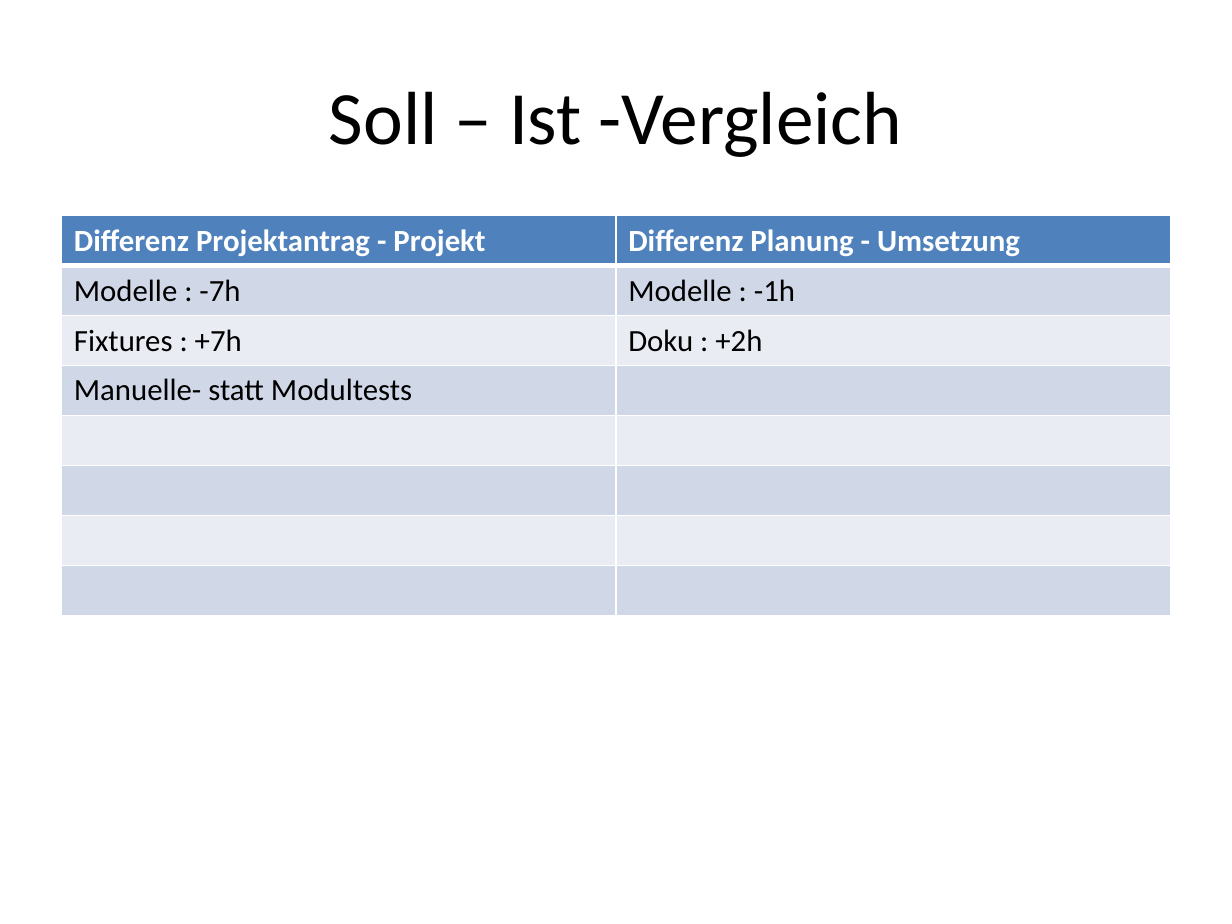
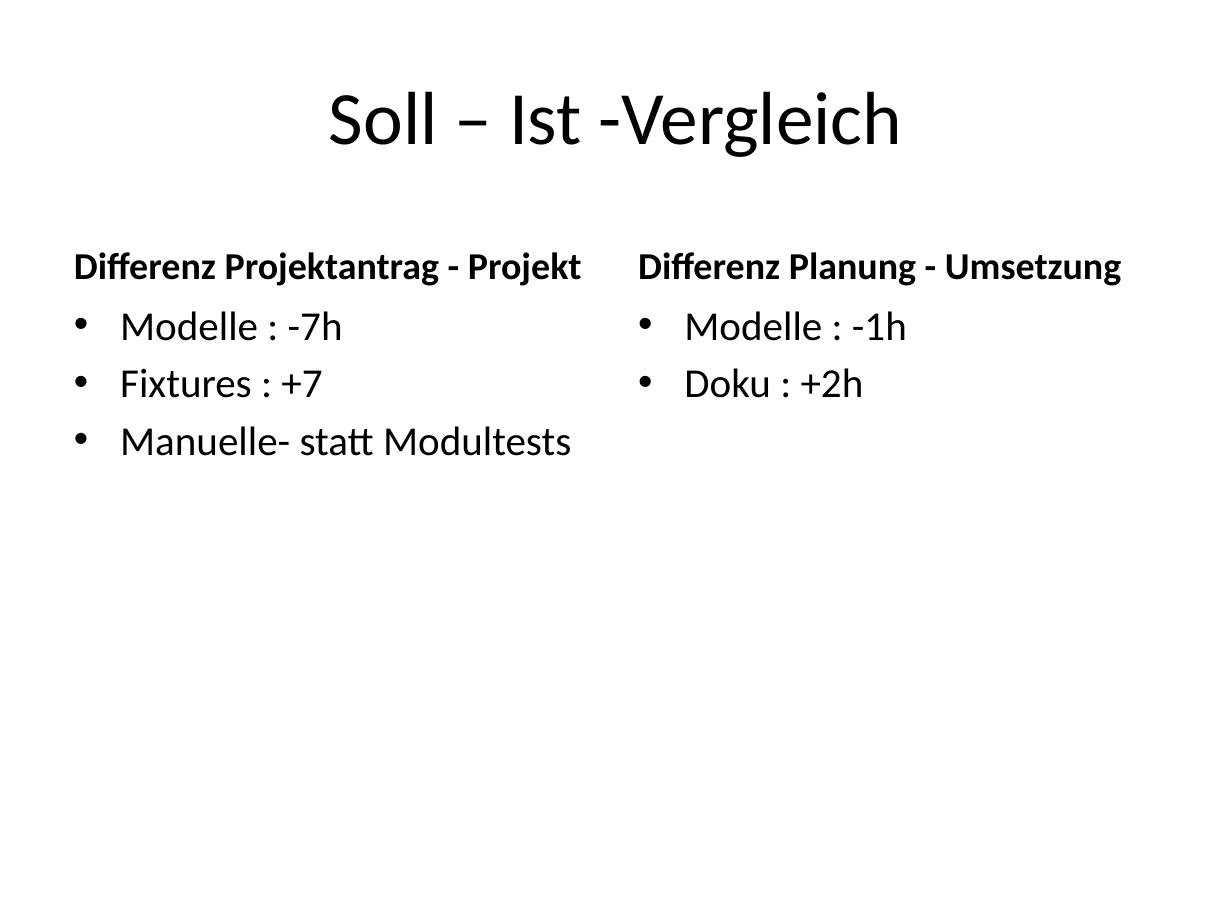
Before and after one commit to janhelmle/weiterbildung_fachinformatiker_ihk_projektantrag, a slide deck: slide 14 of praesentation/Projektpräsentation.pptx. Drawn at 1232x924 pixels with LibreOffice and Linux fonts; fonts in the diff are those of the drawing. Boxes give left, top, right and bottom in pixels: in the first picture for what was removed or moved away, otherwise in the second. Text is boxed around its words. In the diff, an @@ line names an element or a change of style, - is before the commit and + after.

Commit message:
Progress

```diff
--- a/praesentation/Projektpräsentation.pptx
+++ b/praesentation/Projektpräsentation.pptx
@@ table removed at (x1=62, y1=216, x2=1170, y2=615), 8 rows, 2 columns @@
-Differenz Projektantrag - Projekt | Differenz Planung - Umsetzung
-Modelle : -7h | Modelle : -1h
-Fixtures : +7h | Doku : +2h
-Manuelle- statt Modultests | 
- | 
- | 
- | 
- | 
@@ text added at (x1=74, y1=252, x2=582, y2=286), 22.2 pt, text #000000, bold @@
+Differenz Projektantrag - Projekt
@@ text added at (x1=638, y1=252, x2=1121, y2=286), 22.2 pt, text #000000, bold @@
+Differenz Planung - Umsetzung
@@ text added at (x1=120, y1=311, x2=571, y2=456), 24 pt, text #000000 @@
+• Modelle : -7h
+• Fixtures : +7
+• Manuelle- statt Modultests
@@ text added at (x1=684, y1=311, x2=907, y2=398), 24 pt, text #000000 @@
+• Modelle : -1h
+• Doku : +2h
```
Also in this commit, not shown: 3 other slides changed.
